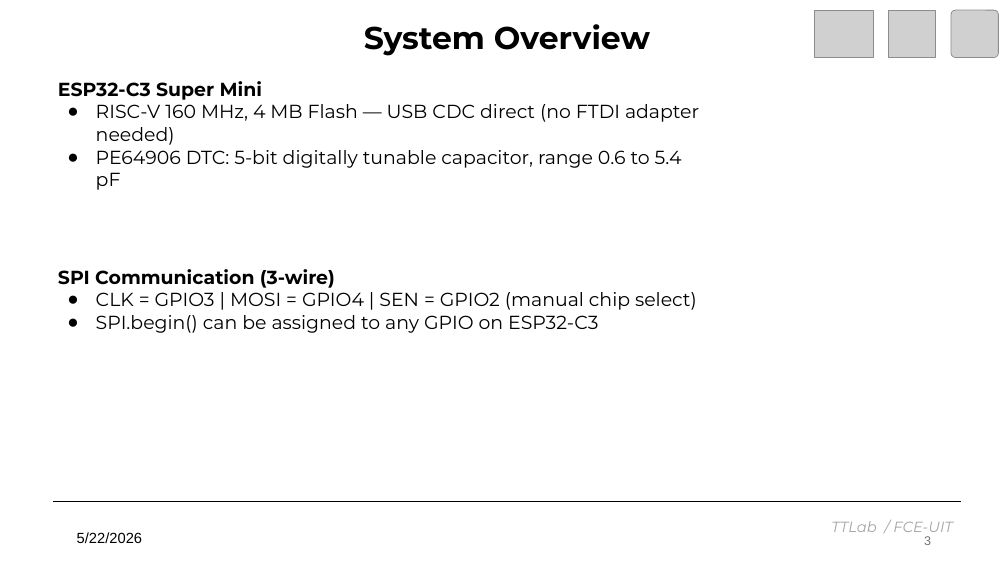
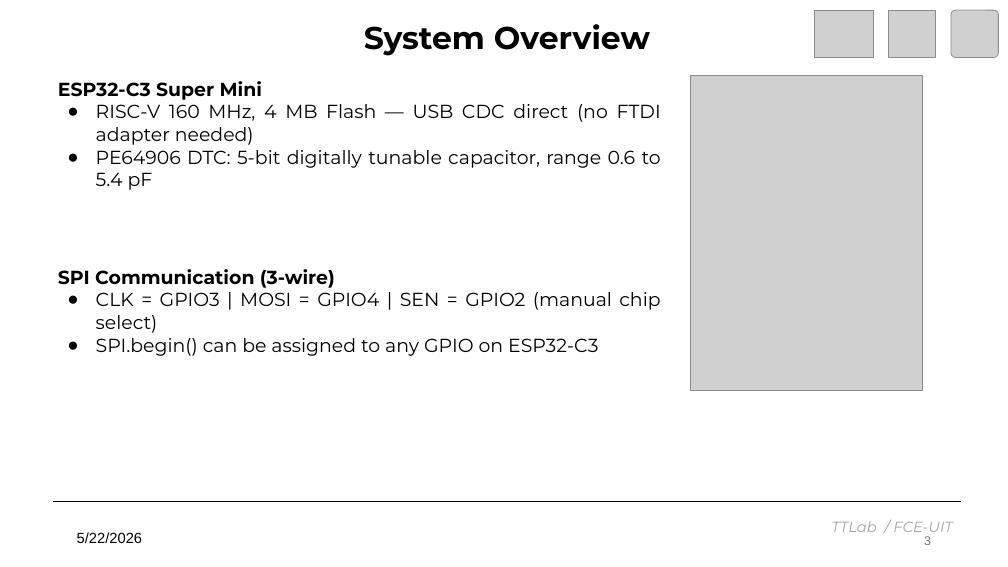
Before and after one commit to TuanPT176/OCP_Antenna_Control, a slide deck: slide 3 of ESP32C3_PE64906_TTLAB.pptx. Drawn at 1008x567 pixels with LibreOffice and Linux fonts; fonts in the diff are those of the drawing; grey boxes stand for pictures. Boxes give left, top, right and bottom in pixels: in the first picture for what was removed or moved away, otherwise in the second. Text is boxed around its words. In the diff, an @@ line names an element or a change of style, - is before the commit and + after.

```diff
--- a/ESP32C3_PE64906_TTLAB.pptx
+++ b/ESP32C3_PE64906_TTLAB.pptx
@@ text "ESP32-C3 Super Mini" at box(58, 81, 661, 190): alignment left to justified @@
@@ picture added at box(690, 76, 922, 391) @@
@@ text "SPI Communication (3-wire)" at box(58, 269, 660, 356): alignment left to justified @@
```
Also in this commit, not shown: 6 other slides changed, 2 slides added, 2 other files.
